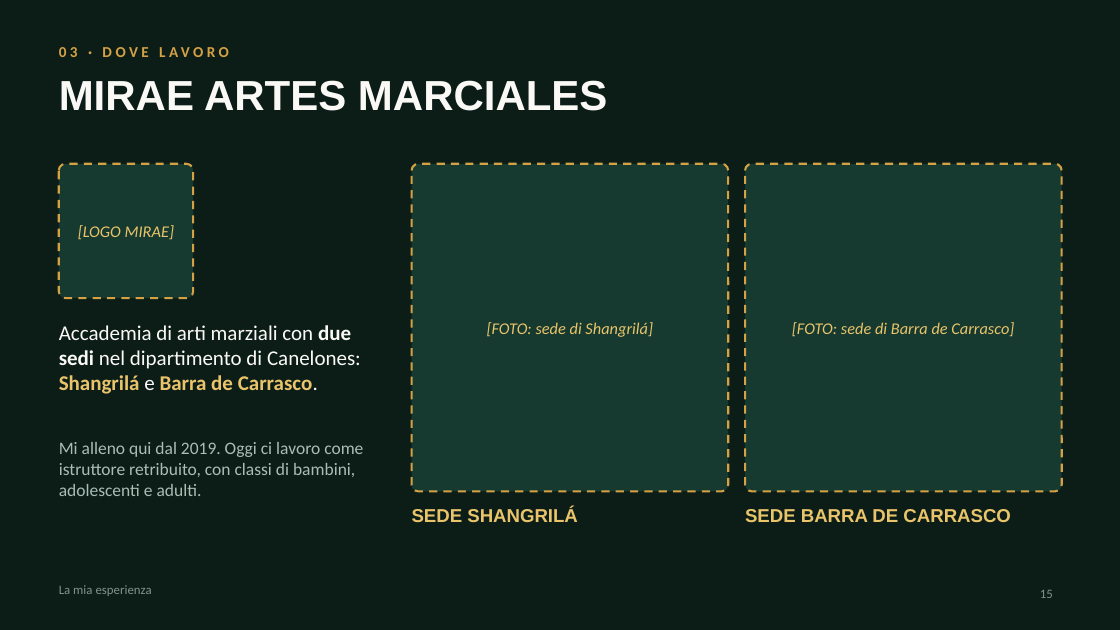
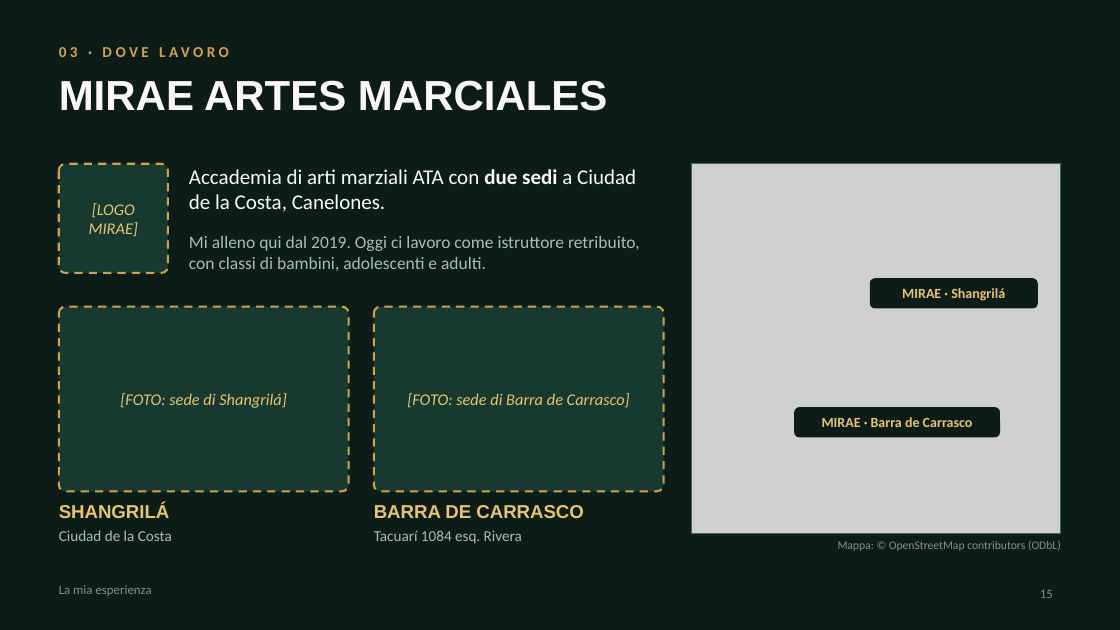
Before and after one commit to maxwhinsis-byte/mirae-imagenes, a slide deck: slide 15 of salida/Taekwondo_Songahm_Scuola_Lavoro.pptx. Drawn at 1120x630 pixels with LibreOffice and Linux fonts; fonts in the diff are those of the drawing; grey boxes stand for pictures. Boxes give left, top, right and bottom in pixels: in the first picture for what was removed or moved away, otherwise in the second. Text is boxed around its words. In the diff, an @@ line names an element or a change of style, - is before the commit and + after.

```diff
--- a/salida/Taekwondo_Songahm_Scuola_Lavoro.pptx
+++ b/salida/Taekwondo_Songahm_Scuola_Lavoro.pptx
@@ rounded rectangle: place and size @@
-rounded rectangle at [59,164,193,298]
+rounded rectangle at [59,164,168,273]
@@ rounded rectangle at [59,164,168,273]: proportions changed @@
@@ text "[LOGO MIRAE]" rewrapped from [78,225,174,240] to [89,203,138,237] @@
@@ text at [189,169,636,212]: text changed @@
-Accademia di arti marziali con due sedi nel dipartimento di Canelones: Shangrilá e Barra de Carrasco.
+Accademia di arti marziali ATA con due sedi a Ciudad de la Costa, Canelones.
@@ picture added at [691,164,1061,534] @@
@@ rectangle added at [691,164,1061,534], outline #3D6A5C 1 pt @@
@@ rounded rectangle removed at [745,164,1062,492] @@
@@ text "Mi alleno qui dal 2019. ..." rewrapped from [59,442,363,496] to [189,236,640,271] @@
@@ rounded rectangle added at [870,278,1038,308], fill #0C1D18 @@
@@ text added at [902,288,1005,301], 12 pt, text #E9C46A, bold @@
+MIRAE · Shangrilá
@@ rounded rectangle at [59,307,349,492]: proportions changed @@
@@ rounded rectangle: place and size @@
-rounded rectangle at [412,164,728,492]
+rounded rectangle at [59,307,349,492]
@@ text "[FOTO: sede di Shangrilá]": place and size @@
-text "[FOTO: sede di Shangrilá]" at [487,322,653,337]
+text "[FOTO: sede di Shangrilá]" at [120,393,287,408]
@@ rounded rectangle added at [374,307,664,492], fill #173A30, outline #D4A245 1.75 pt dashed @@
@@ text "[FOTO: sede di Barra de ..." at [407,393,630,408]: vertical alignment top to middle @@
@@ text at [407,393,630,408]: text changed; size 16 to 14 pt; font Arial to Calibri; bold off; italic on @@
-SEDE BARRA DE CARRASCO
+[FOTO: sede di Barra de Carrasco]
@@ rounded rectangle added at [794,408,1000,438], fill #0C1D18 @@
@@ text added at [822,417,973,427], 12 pt, text #E9C46A, bold @@
+MIRAE · Barra de Carrasco
@@ text at [59,505,170,518]: text changed @@
-SEDE SHANGRILÁ
+SHANGRILÁ
@@ text at [374,505,583,518]: text changed; size 14 to 16 pt; font Calibri to Arial; bold on; italic off @@
-[FOTO: sede di Barra de Carrasco]
+BARRA DE CARRASCO
@@ text "BARRA DE CARRASCO" at [374,505,583,518]: vertical alignment middle to top @@
@@ text added at [59,530,172,541], 13 pt, text #A9BDB5 @@
+Ciudad de la Costa
@@ text added at [374,530,522,544], 13 pt, text #A9BDB5 @@
+Tacuarí 1084 esq. Rivera
@@ text added at [838,541,1061,551], 10 pt, text #7F948C @@
+Mappa: © OpenStreetMap contributors (ODbL)
```
Also in this commit, not shown: 1 other slide changed, 10 other files.
